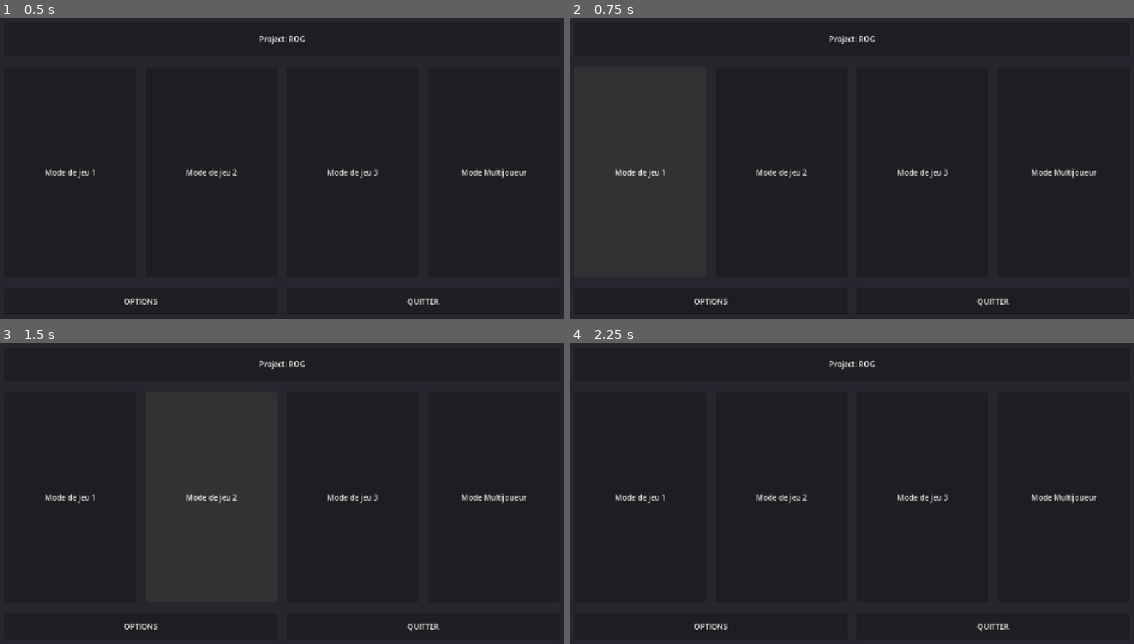
Above: before the commit, frames 1-4 (two rows, left to right).
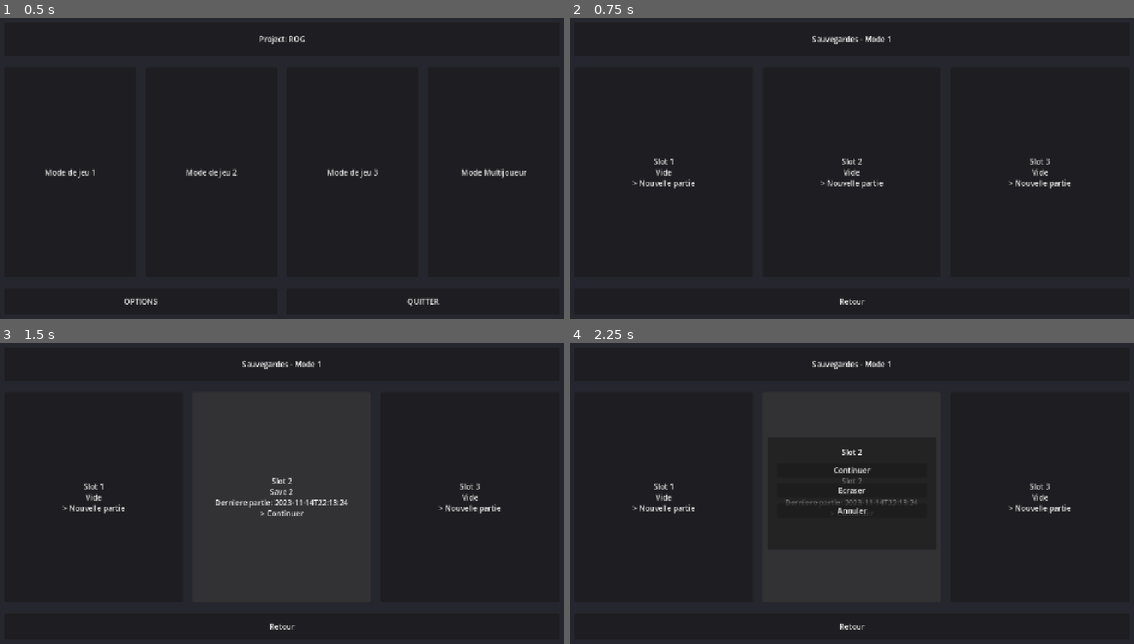
Above: after the commit, the same moments.

Repository: BTS-Ciel-2026/Project-ROG
Game: Godot game, scene res://scenes/loading_screen.tscn
Two runs of this game, one before a commit and one after it. Both use one fixed random seed, a clock stepped at 60 frames per second and the inputs below.
Inputs (mouse positions are in pixels of both pictures, inside the frame that each line leads up to):
- Up to frame 1 (0.5 s): no input
- Up to frame 2 (0.75 s): click "Mode de jeu 1" at 0.5 s
- Up to frame 3 (1.5 s): click (208, 496) at 1.25 s, where only the run before the commit has a clickable "Mode de jeu 2"
- Up to frame 4 (2.25 s): click (852, 496) at 2 s, where only the run after the commit has a clickable "Slot 2 Save 2 Derniere partie…"

Frame 1 is identical in both runs. In frame 2, 1.5% of the frame differs, in the area x 7-94%, y 5-96%; in frame 3, 1.8%, in the area x 8-94%, y 5-96%; in frame 4, 1.7%.

Commit message:
feat: add per-mode save slot selection screen
Add SaveManager with three independent slots per game mode, a slot picker
flow with continue/overwrite actions, and localized UI strings.

Diff:
--- a/locale/translations.csv
+++ b/locale/translations.csv
@@ -18,3 +18,14 @@
 OPTIONS_LANGUAGE,Langue,Language
 OPTIONS_BACK,Retour,Back
 LOADING,Chargement...,Loading...
+SAVE_SLOTS_TITLE,Sauvegardes - Mode %d,Save Slots - Mode %d
+SAVE_SLOT_LABEL,Slot %d,Slot %d
+SAVE_SLOT_EMPTY,Vide,Empty
+SAVE_SLOT_NEW,Nouvelle partie,New Game
+SAVE_SLOT_CONTINUE,Continuer,Continue
+SAVE_SLOT_OVERWRITE,Ecraser,Overwrite
+SAVE_SLOT_CANCEL,Annuler,Cancel
+SAVE_SLOT_LAST_PLAYED,Derniere partie: %s,Last played: %s
+SAVE_SLOTS_BACK,Retour,Back
+SAVE_SLOT_ACTION_TITLE,Slot %d,Slot %d
+GAME_MODE_LABEL,Mode,Mode
--- a/project.godot
+++ b/project.godot
@@ -18,6 +18,7 @@
 [autoload]
 
 LoadingManager="*res://scripts/loading_manager.gd"
+SaveManager="*res://scripts/save_manager.gd"
 SettingsManager="*res://scripts/settings_manager.gd"
 
 [display]
--- /dev/null
+++ b/scenes/save_slots_menu.tscn
@@ -0,0 +1,104 @@
+[gd_scene format=3 uid="uid://ht4r7t8sng1y"]
+
+[ext_resource type="Script" path="res://scripts/save_slots_menu.gd" id="1_save_slots"]
+
+[node name="SaveSlotsMenu" type="Control"]
+layout_mode = 3
+anchors_preset = 15
+anchor_right = 1.0
+anchor_bottom = 1.0
+grow_horizontal = 2
+grow_vertical = 2
+script = ExtResource("1_save_slots")
+
+[node name="Background" type="ColorRect" parent="."]
+layout_mode = 1
+anchors_preset = 15
+anchor_right = 1.0
+anchor_bottom = 1.0
+grow_horizontal = 2
+grow_vertical = 2
+color = Color(0.15, 0.15, 0.18, 1)
+
+[node name="Margin" type="MarginContainer" parent="."]
+layout_mode = 1
+anchors_preset = 15
+anchor_right = 1.0
+anchor_bottom = 1.0
+grow_horizontal = 2
+grow_vertical = 2
+theme_override_constants/margin_left = 48
+theme_override_constants/margin_top = 48
+theme_override_constants/margin_right = 48
+theme_override_constants/margin_bottom = 48
+
+[node name="VBox" type="VBoxContainer" parent="Margin"]
+layout_mode = 2
+theme_override_constants/separation = 24
+
+[node name="TitleFrame" type="PanelContainer" parent="Margin/VBox"]
+custom_minimum_size = Vector2(0, 72)
+layout_mode = 2
+size_flags_horizontal = 3
+
+[node name="Title" type="Label" parent="Margin/VBox/TitleFrame"]
+layout_mode = 2
+text = "Sauvegardes"
+horizontal_alignment = 1
+vertical_alignment = 1
+
+[node name="SlotsRow" type="HBoxContainer" parent="Margin/VBox"]
+layout_mode = 2
+size_flags_horizontal = 3
+size_flags_vertical = 3
+theme_override_constants/separation = 20
+alignment = 1
+
+[node name="BackButton" type="Button" parent="Margin/VBox"]
+custom_minimum_size = Vector2(0, 56)
+layout_mode = 2
+size_flags_horizontal = 3
+text = "Retour"
+
+[node name="ActionPanel" type="PanelContainer" parent="."]
+visible = false
+layout_mode = 1
+anchors_preset = 8
+anchor_left = 0.5
+anchor_top = 0.5
+anchor_right = 0.5
+anchor_bottom = 0.5
+offset_left = -180.0
+offset_top = -120.0
+offset_right = 180.0
+offset_bottom = 120.0
+grow_horizontal = 2
+grow_vertical = 2
+
+[node name="Margin" type="MarginContainer" parent="ActionPanel"]
+layout_mode = 2
+theme_override_constants/margin_left = 20
+theme_override_constants/margin_top = 20
+theme_override_constants/margin_right = 20
+theme_override_constants/margin_bottom = 20
+
+[node name="VBox" type="VBoxContainer" parent="ActionPanel/Margin"]
+layout_mode = 2
+theme_override_constants/separation = 12
+
+[node name="ActionTitle" type="Label" parent="ActionPanel/Margin/VBox"]
+layout_mode = 2
+text = "Slot"
+horizontal_alignment = 1
+
+[node name="ContinueButton" type="Button" parent="ActionPanel/Margin/VBox"]
+layout_mode = 2
+text = "Continuer"
+
+[node name="OverwriteButton" type="Button" parent="ActionPanel/Margin/VBox"]
+layout_mode = 2
+text = "Ecraser"
+
+[node name="CancelButton" type="Button" parent="ActionPanel/Margin/VBox"]
+layout_mode = 2
+text = "Annuler"
--- a/scripts/main_menu.gd
+++ b/scripts/main_menu.gd
@@ -1,6 +1,7 @@
 extends Control
 
 const OPTIONS_SCENE := "res://scenes/options_menu.tscn"
+const SAVE_SLOTS_SCENE := "res://scenes/save_slots_menu.tscn"
 
 @onready var title_label: Label = $Margin/VBox/TitleFrame/Title
 @onready var mode_1_button: Button = $Margin/VBox/ModesRow/Mode1
@@ -27,15 +28,20 @@
 
 
 func _on_mode_1_pressed() -> void:
-	print("[Menu] Mode de jeu 1 - pas encore implemente")
+	_open_save_slots(1)
 
 
 func _on_mode_2_pressed() -> void:
-	print("[Menu] Mode de jeu 2 - pas encore implemente")
+	_open_save_slots(2)
 
 
 func _on_mode_3_pressed() -> void:
-	print("[Menu] Mode de jeu 3 - pas encore implemente")
+	_open_save_slots(3)
+
+
+func _open_save_slots(game_mode: int) -> void:
+	SaveManager.set_selected_game_mode(game_mode)
+	get_tree().change_scene_to_file(SAVE_SLOTS_SCENE)
 
 
 func _on_mode_multi_pressed() -> void:
--- /dev/null
+++ b/scripts/save_manager.gd
@@ -0,0 +1,119 @@
+extends Node
+
+signal slots_updated
+
+const SLOT_COUNT := 3
+const GAME_MODE_COUNT := 3
+const SAVES_PATH := "user://saves/slots.cfg"
+
+var selected_game_mode: int = 1
+var selected_slot: int = -1
+
+var _slots_by_mode: Dictionary = {}
+
+
+func _ready() -> void:
+	_init_modes()
+	load_slots()
+
+
+func get_slot(index: int) -> Dictionary:
+	return _get_mode_slots(selected_game_mode)[index].duplicate()
+
+
+func is_slot_empty(index: int) -> bool:
+	return bool(_get_mode_slots(selected_game_mode)[index].get("is_empty", true))
+
+
+func set_selected_game_mode(mode: int) -> void:
+	selected_game_mode = mode
+
+
+func start_new_game(slot_index: int, game_mode: int) -> void:
+	selected_slot = slot_index
+	selected_game_mode = game_mode
+
+	var slots := _get_mode_slots(game_mode)
+	slots[slot_index] = {
+		"is_empty": false,
+		"display_name": "Save %d" % (slot_index + 1),
+		"last_played_unix": Time.get_unix_time_from_system(),
+	}
+	save_slots()
+	slots_updated.emit()
+	print("[Save] Nouvelle partie - mode %d, slot %d" % [game_mode, slot_index + 1])
+
+
+func load_game(slot_index: int) -> void:
+	selected_slot = slot_index
+	var slot := get_slot(slot_index)
+	print(
+		"[Save] Chargement - mode %d, slot %d (%s)"
+		% [selected_game_mode, slot_index + 1, slot.get("display_name", "")]
+	)
+
+
+func load_slots() -> void:
+	_init_modes()
+
+	var config := ConfigFile.new()
+	if config.load(SAVES_PATH) != OK:
+		return
+
+	for game_mode in range(1, GAME_MODE_COUNT + 1):
+		var slots := _get_mode_slots(game_mode)
+		for index in SLOT_COUNT:
+			var section := _section_name(game_mode, index)
+			if not config.has_section(section):
+				continue
+
+			slots[index] = {
+				"is_empty": bool(config.get_value(section, "is_empty", true)),
+				"display_name": str(config.get_value(section, "display_name", "")),
+				"last_played_unix": int(config.get_value(section, "last_played_unix", 0)),
+			}
+
+
+func save_slots() -> void:
+	var config := ConfigFile.new()
+
+	for game_mode in range(1, GAME_MODE_COUNT + 1):
+		var slots := _get_mode_slots(game_mode)
+		for index in SLOT_COUNT:
+			var section := _section_name(game_mode, index)
+			var slot: Dictionary = slots[index]
+			config.set_value(section, "is_empty", slot.get("is_empty", true))
+			config.set_value(section, "display_name", slot.get("display_name", ""))
+			config.set_value(section, "last_played_unix", slot.get("last_played_unix", 0))
+
+	config.save(SAVES_PATH)
+
+
+func _init_modes() -> void:
+	for game_mode in range(1, GAME_MODE_COUNT + 1):
+		if not _slots_by_mode.has(game_mode):
+			_slots_by_mode[game_mode] = _create_empty_slots()
+
+
+func _get_mode_slots(game_mode: int) -> Array:
+	_init_modes()
+	return _slots_by_mode[game_mode]
+
+
+func _create_empty_slots() -> Array:
+	var slots: Array = []
+	for _index in SLOT_COUNT:
+		slots.append(_empty_slot())
+	return slots
+
+
+func _empty_slot() -> Dictionary:
+	return {
+		"is_empty": true,
+		"display_name": "",
+		"last_played_unix": 0,
+	}
+
+
+func _section_name(game_mode: int, slot_index: int) -> String:
+	return "mode_%d_slot_%d" % [game_mode, slot_index]
--- /dev/null
+++ b/scripts/save_slots_menu.gd
@@ -0,0 +1,127 @@
+extends Control
+
+const MAIN_MENU_SCENE := "res://scenes/main_menu.tscn"
+
+@onready var title_label: Label = $Margin/VBox/TitleFrame/Title
+@onready var slots_row: HBoxContainer = $Margin/VBox/SlotsRow
+@onready var back_button: Button = $Margin/VBox/BackButton
+@onready var action_panel: PanelContainer = $ActionPanel
+@onready var action_title: Label = $ActionPanel/Margin/VBox/ActionTitle
+@onready var continue_button: Button = $ActionPanel/Margin/VBox/ContinueButton
+@onready var overwrite_button: Button = $ActionPanel/Margin/VBox/OverwriteButton
+@onready var cancel_button: Button = $ActionPanel/Margin/VBox/CancelButton
+
+var _slot_buttons: Array[Button] = []
+var _pending_slot_index: int = -1
+
+
+func _ready() -> void:
+	_build_slot_buttons()
+	_apply_locale()
+	_refresh_slots()
+
+	SettingsManager.locale_changed.connect(_apply_locale)
+	SaveManager.slots_updated.connect(_refresh_slots)
+	back_button.pressed.connect(_on_back_pressed)
+	continue_button.pressed.connect(_on_continue_pressed)
+	overwrite_button.pressed.connect(_on_overwrite_pressed)
+	cancel_button.pressed.connect(_on_cancel_pressed)
+	action_panel.visible = false
+
+
+func _build_slot_buttons() -> void:
+	for child in slots_row.get_children():
+		child.queue_free()
+	_slot_buttons.clear()
+
+	for index in SaveManager.SLOT_COUNT:
+		var slot_button := Button.new()
+		slot_button.custom_minimum_size = Vector2(220, 280)
+		slot_button.size_flags_horizontal = Control.SIZE_EXPAND_FILL
+		slot_button.size_flags_vertical = Control.SIZE_EXPAND_FILL
+		slot_button.autowrap_mode = TextServer.AUTOWRAP_WORD_SMART
+		slot_button.pressed.connect(_on_slot_pressed.bind(index))
+		slots_row.add_child(slot_button)
+		_slot_buttons.append(slot_button)
+
+
+func _apply_locale() -> void:
+	title_label.text = tr("SAVE_SLOTS_TITLE") % SaveManager.selected_game_mode
+	back_button.text = tr("SAVE_SLOTS_BACK")
+	action_title.text = tr("SAVE_SLOT_ACTION_TITLE")
+	continue_button.text = tr("SAVE_SLOT_CONTINUE")
+	overwrite_button.text = tr("SAVE_SLOT_OVERWRITE")
+	cancel_button.text = tr("SAVE_SLOT_CANCEL")
+	_refresh_slots()
+
+
+func _refresh_slots() -> void:
+	for index in _slot_buttons.size():
+		_slot_buttons[index].text = _get_slot_text(index)
+
+
+func _get_slot_text(slot_index: int) -> String:
+	var slot := SaveManager.get_slot(slot_index)
+	var slot_label := tr("SAVE_SLOT_LABEL") % (slot_index + 1)
+
+	if slot.get("is_empty", true):
+		return "%s\n\n%s\n\n> %s" % [
+			slot_label,
+			tr("SAVE_SLOT_EMPTY"),
+			tr("SAVE_SLOT_NEW"),
+		]
+
+	var display_name := str(slot.get("display_name", ""))
+	var last_played := _format_timestamp(int(slot.get("last_played_unix", 0)))
+	return "%s\n\n%s\n%s\n\n> %s" % [
+		slot_label,
+		display_name,
+		tr("SAVE_SLOT_LAST_PLAYED") % last_played,
+		tr("SAVE_SLOT_CONTINUE"),
+	]
+
+
+func _format_timestamp(unix_time: int) -> String:
+	if unix_time <= 0:
+		return "-"
+
+	return Time.get_datetime_string_from_unix_time(unix_time, false)
+
+
+func _on_slot_pressed(slot_index: int) -> void:
+	if SaveManager.is_slot_empty(slot_index):
+		SaveManager.start_new_game(slot_index, SaveManager.selected_game_mode)
+		return
+
+	_pending_slot_index = slot_index
+	action_title.text = tr("SAVE_SLOT_ACTION_TITLE") % (slot_index + 1)
+	action_panel.visible = true
+
+
+func _on_continue_pressed() -> void:
+	if _pending_slot_index < 0:
+		return
+
+	SaveManager.load_game(_pending_slot_index)
+	_hide_action_panel()
+
+
+func _on_overwrite_pressed() -> void:
+	if _pending_slot_index < 0:
+		return
+
+	SaveManager.start_new_game(_pending_slot_index, SaveManager.selected_game_mode)
+	_hide_action_panel()
+
+
+func _on_cancel_pressed() -> void:
+	_hide_action_panel()
+
+
+func _hide_action_panel() -> void:
+	_pending_slot_index = -1
+	action_panel.visible = false
+
+
+func _on_back_pressed() -> void:
+	get_tree().change_scene_to_file(MAIN_MENU_SCENE)
Not shown, added: scripts/save_manager.gd.uid
Not shown, added: scripts/save_slots_menu.gd.uid
